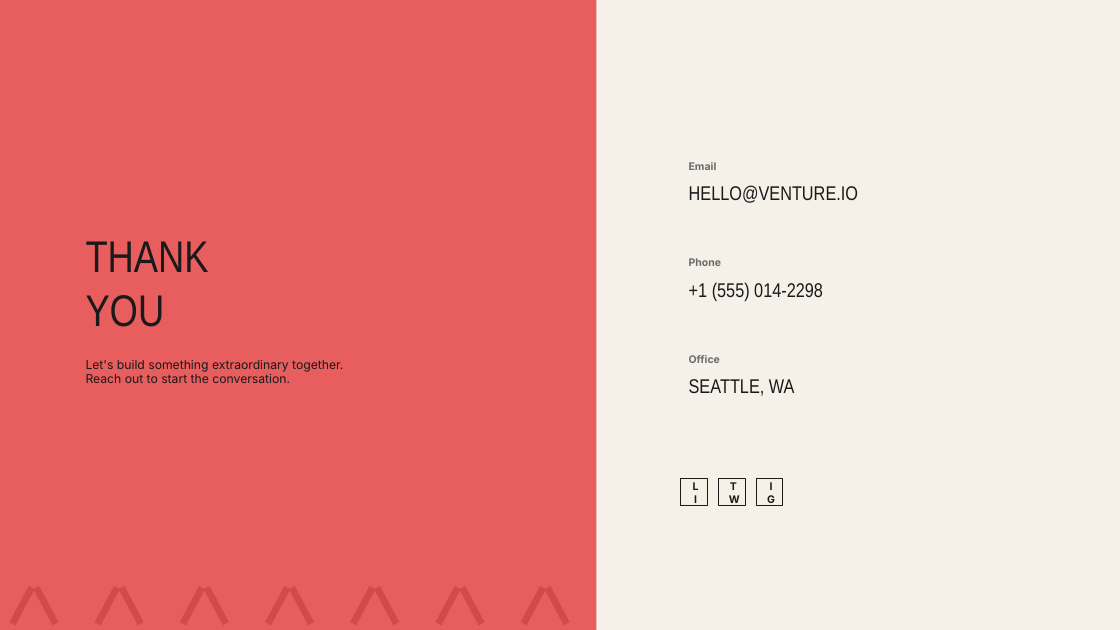
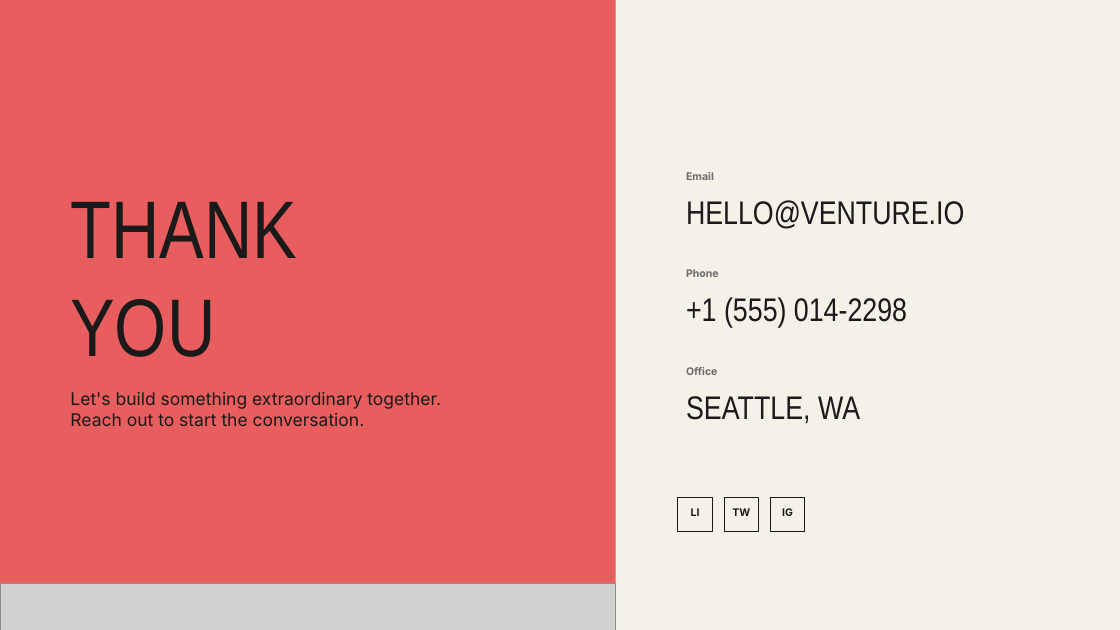
Before and after one commit to hustcer/pptx-nova, a slide deck: slide 10 of assets/examples/coral/deck.pptx. Drawn at 1120x630 pixels with LibreOffice and Linux fonts; fonts in the diff are those of the drawing; grey boxes stand for pictures. Boxes give left, top, right and bottom in pixels: in the first picture for what was removed or moved away, otherwise in the second. Text is boxed around its words. In the diff, an @@ line names an element or a change of style, - is before the commit and + after.

Commit message:
fix(pptx-nova): refine coral deckkit visuals
 - Rework coral SVG hatch textures so split and quote slides fill their panels cleanly without diagonal clipping artifacts.
 - Replace the cover texture with a subtler zigzag treatment closer to the HTML reference.
 - Move impact poster metadata fully into the bottom bar and widen the title box to clear visual gates.
 - Restore objective card badge contrast, sizing, and stat hierarchy, then regenerate coral example assets.
 - Format generated DeckKit example JSON through oxfmt so update, check, and commit hooks stay idempotent.

```diff
--- a/assets/examples/coral/deck.pptx
+++ b/assets/examples/coral/deck.pptx
@@ rectangle: place and size @@
-rectangle at (0,0,597,630)
+rectangle at (0,0,616,630)
@@ text "THANK": place and size @@
-text "THANK" at (86,241,209,327)
+text "THANK" at (70,202,296,357)
@@ text "THANK" at (70,202,296,357): size 38 to 70 pt @@
@@ text "HELLO@VENTURE.IO": place and size @@
-text "HELLO@VENTURE.IO" at (689,185,858,203)
+text "HELLO@VENTURE.IO" at (686,200,964,229)
@@ text "+1 (555) 014-2298": place and size @@
-text "+1 (555) 014-2298" at (689,282,823,301)
+text "+1 (555) 014-2298" at (686,297,907,328)
@@ text "Let's build something extraordinary together.": place and size @@
-text "Let's build something extraordinary together." at (86,360,343,383)
+text "Let's build something extraordinary together." at (70,392,441,426)
@@ text "Let's build something extraordinary together." at (70,392,441,426): size 10.5 to 15 pt @@
@@ 3 texts: place and size @@
-3 texts at (689,162,722,363)
+3 texts at (686,172,719,375)
@@ size 17 to 28 pt in 3 elements at (686,200,964,229), (686,297,907,328), (686,396,860,423) @@
@@ text "SEATTLE, WA": place and size @@
-text "SEATTLE, WA" at (689,379,795,396)
+text "SEATTLE, WA" at (686,396,860,423)
@@ text "LI" rewrapped from (683,481,708,506) to (691,508,700,516) @@
@@ rectangle: place and size @@
-rectangle at (681,479,707,506)
+rectangle at (678,497,712,532)
@@ text "TW" rewrapped from (721,481,746,506) to (732,508,750,516) @@
@@ rectangle: place and size @@
-rectangle at (718,479,745,506)
+rectangle at (724,497,759,532)
@@ text "IG" rewrapped from (759,481,784,506) to (782,508,793,516) @@
@@ rectangle: place and size @@
-rectangle at (756,479,783,506)
+rectangle at (770,497,805,532)
@@ picture added at (0,583,616,630) @@
@@ rectangle removed at (9,586,34,626) @@
@@ rectangle removed at (34,586,59,626) @@
@@ rectangle removed at (95,586,120,626) @@
@@ rectangle removed at (118,586,144,626) @@
@@ rectangle removed at (180,586,205,626) @@
@@ rectangle removed at (204,586,229,626) @@
@@ rectangle removed at (265,586,291,626) @@
@@ rectangle removed at (289,586,314,626) @@
@@ rectangle removed at (350,586,376,626) @@
@@ rectangle removed at (374,586,399,626) @@
@@ rectangle removed at (435,586,460,626) @@
@@ rectangle removed at (460,586,485,626) @@
@@ rectangle removed at (521,586,546,626) @@
@@ rectangle removed at (544,586,570,626) @@
```
Also in this commit, not shown: 8 other slides changed, 6 other files.
